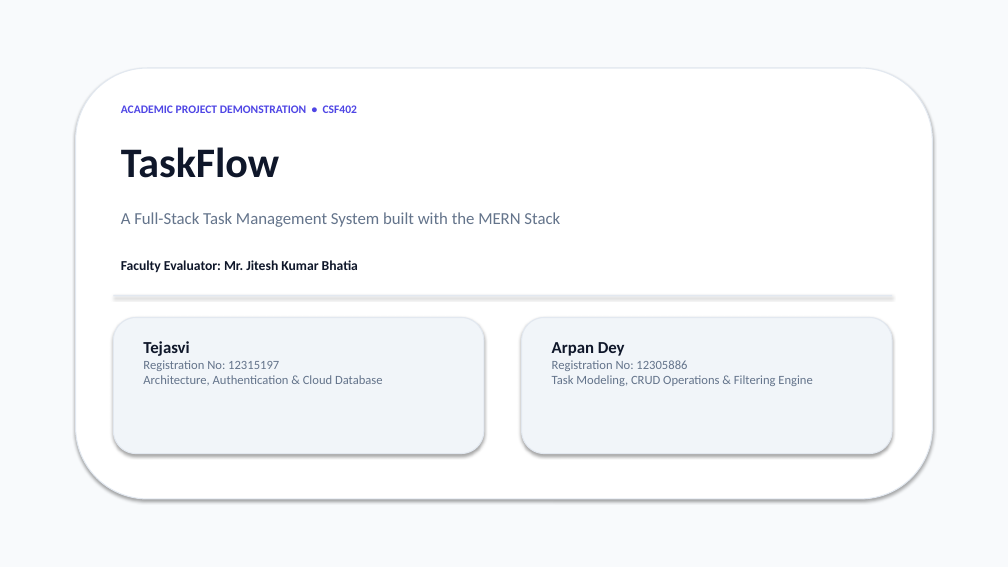
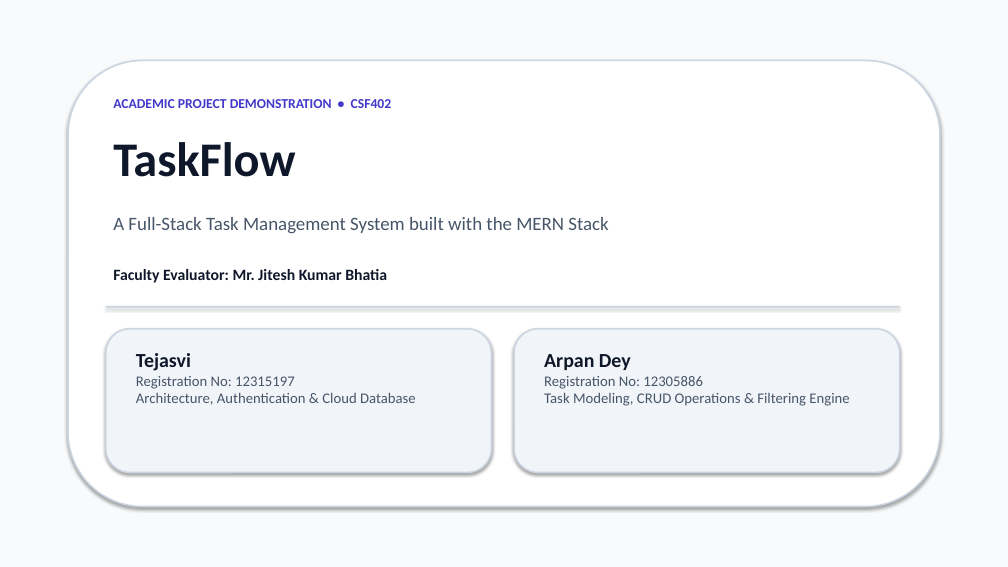
Before and after one commit to tejasvijain09/TaskFlow, a slide deck: slide 1 of TaskFlow_Presentation.pptx. Drawn at 1008x567 pixels with LibreOffice and Linux fonts; fonts in the diff are those of the drawing. Boxes give left, top, right and bottom in pixels: in the first picture for what was removed or moved away, otherwise in the second. Text is boxed around its words. In the diff, an @@ line names an element or a change of style, - is before the commit and + after.

```diff
--- a/TaskFlow_Presentation.pptx
+++ b/TaskFlow_Presentation.pptx
@@ rounded rectangle resized from (x1=76, y1=68, x2=932, y2=499) to (x1=68, y1=60, x2=940, y2=507) @@
@@ text "ACADEMIC PROJECT DEMONSTRATION • CSF402" moved from (x1=121, y1=105, x2=357, y2=113) to (x1=113, y1=99, x2=392, y2=108) @@
@@ text "ACADEMIC PROJECT DEMONSTRATION • CSF402" at (x1=113, y1=99, x2=392, y2=108): size 11 to 13 pt, text colour #4F46E5 to #4338CA @@
@@ text "TaskFlow" moved from (x1=121, y1=147, x2=279, y2=178) to (x1=113, y1=142, x2=295, y2=177) @@
@@ text "TaskFlow" at (x1=113, y1=142, x2=295, y2=177): size 40 to 46 pt @@
@@ text "A Full-Stack Task Management System ..." moved from (x1=121, y1=212, x2=560, y2=227) to (x1=113, y1=217, x2=608, y2=234) @@
@@ text "A Full-Stack Task Management System ..." at (x1=113, y1=217, x2=608, y2=234): size 16 to 18 pt, text colour #64748B to #475569 @@
@@ text "Faculty Evaluator: Mr. Jitesh Kumar ..." moved from (x1=121, y1=260, x2=358, y2=272) to (x1=113, y1=269, x2=387, y2=283) @@
@@ text "Faculty Evaluator: Mr. Jitesh Kumar ..." at (x1=113, y1=269, x2=387, y2=283): size 13 to 15 pt @@
@@ rectangle resized from (x1=113, y1=295, x2=892, y2=296) to (x1=106, y1=306, x2=900, y2=308) @@
@@ rectangle at (x1=106, y1=306, x2=900, y2=308): fill #E2E8F0 to #CBD5E1 @@
@@ rounded rectangle resized from (x1=113, y1=318, x2=484, y2=454) to (x1=106, y1=329, x2=492, y2=473) @@
@@ outline #E2E8F0 1 pt to #CBD5E1 1.5 pt in 3 elements at (x1=68, y1=60, x2=940, y2=507), (x1=106, y1=329, x2=492, y2=473), (x1=514, y1=329, x2=900, y2=473) @@
@@ rounded rectangle resized from (x1=522, y1=318, x2=892, y2=454) to (x1=514, y1=329, x2=900, y2=473) @@
@@ text "Tejasvi" moved from (x1=143, y1=341, x2=383, y2=385) to (x1=136, y1=353, x2=416, y2=405) @@
@@ text "Tejasvi" at (x1=136, y1=353, x2=416, y2=405): size 16 to 19 pt in "Tejasvi"; size 12 to 14 pt, text colour #64748B to #475569 @@
@@ text "Arpan Dey" moved from (x1=552, y1=342, x2=812, y2=386) to (x1=544, y1=354, x2=849, y2=406) @@
@@ text "Arpan Dey" at (x1=544, y1=354, x2=849, y2=406): size 16 to 19 pt in "Arpan Dey"; size 12 to 14 pt, text colour #64748B to #475569 in "Registration No: 12305886 Task Modeling, CRUD Operations ..." @@
```
Also in this commit, not shown: 8 other slides changed, 1 slide added, 2 other files.
